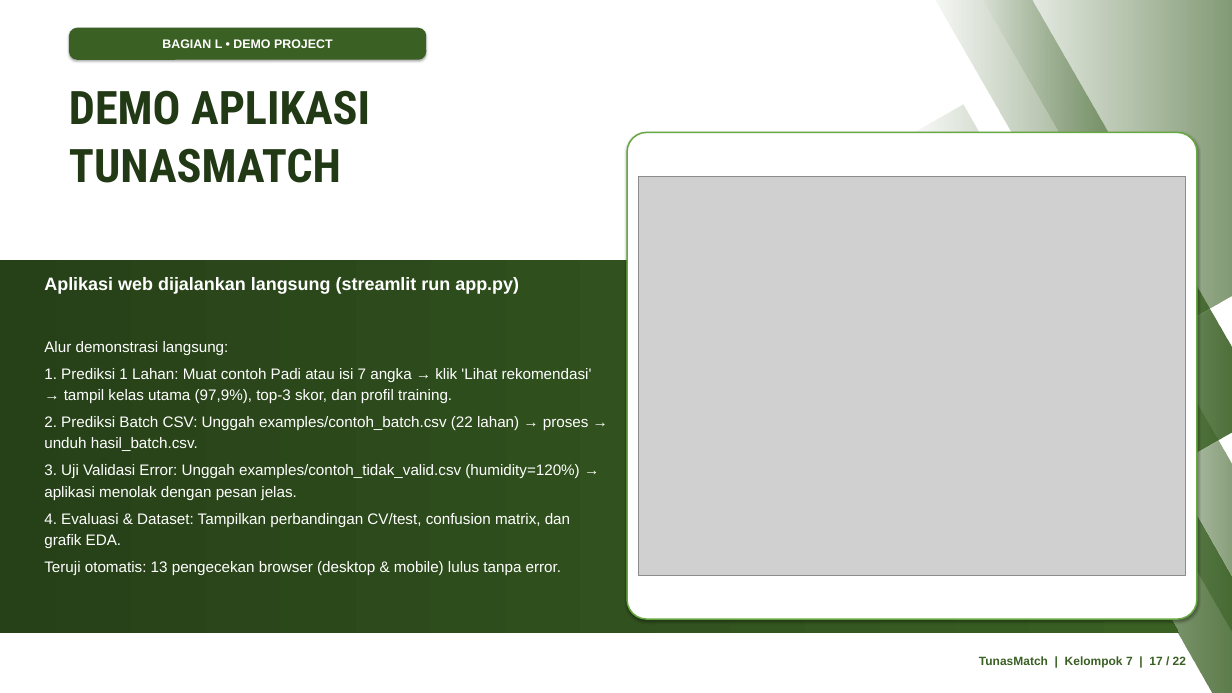
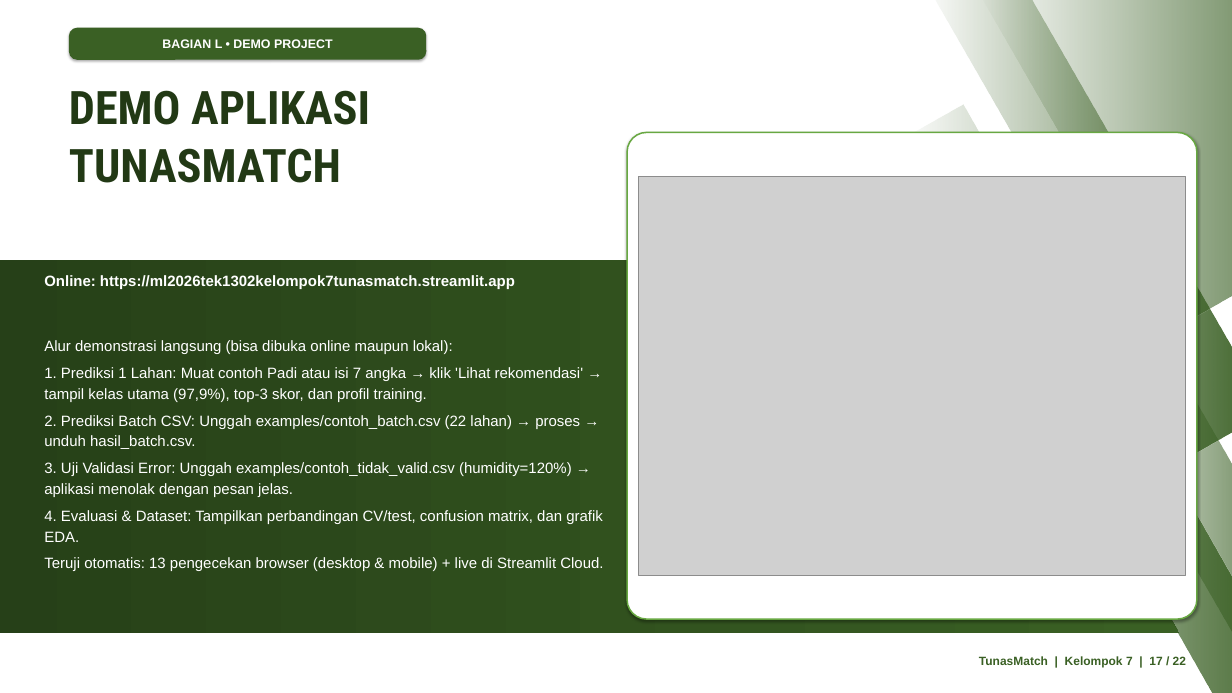
Before and after one commit to mikhailazka-dotcom/ML2026_TEK1302_Kelompok7_TunasMatch, a slide deck: slide 17 of presentation/Laporan_Proyek_Tanaman.pptx. Drawn at 1232x693 pixels with LibreOffice and Linux fonts; fonts in the diff are those of the drawing; grey boxes stand for pictures. Boxes give left, top, right and bottom in pixels: in the first picture for what was removed or moved away, otherwise in the second. Text is boxed around its words. In the diff, an @@ line names an element or a change of style, - is before the commit and + after.

Commit message:
Tambah link deployment Streamlit Cloud dan repo GitHub di seluruh materi

```diff
--- a/presentation/Laporan_Proyek_Tanaman.pptx
+++ b/presentation/Laporan_Proyek_Tanaman.pptx
@@ text at (44,275,515,289): text changed; size 21 to 17.5 pt @@
-Aplikasi web dijalankan langsung (streamlit run app.py)
+Online: https://ml2026tek1302kelompok7tunasmatch.streamlit.app
@@ text at (44,340,453,354): text changed; size 17.8 to 17.5 pt @@
-Alur demonstrasi langsung:
+Alur demonstrasi langsung (bisa dibuka online maupun lokal):
@@ text at (44,367,603,542): size 17.8 to 17.5 pt in "1. Prediksi 1 Lahan: Muat contoh Padi ...", "2. Prediksi Batch CSV: Unggah examples/contoh_batch.csv (22 ...", "3. Uji Validasi Error: Unggah examples/contoh_tidak_valid.cs ...", "4. Evaluasi & Dataset: Tampilkan perbandingan CV/test, ..." @@
@@ text at (44,557,603,571): text changed; size 17.8 to 17.5 pt @@
-Teruji otomatis: 13 pengecekan browser (desktop & mobile) lulus tanpa error.
+Teruji otomatis: 13 pengecekan browser (desktop & mobile) + live di Streamlit Cloud.
```
Also in this commit, not shown: 2 other slides changed, 12 other files.
